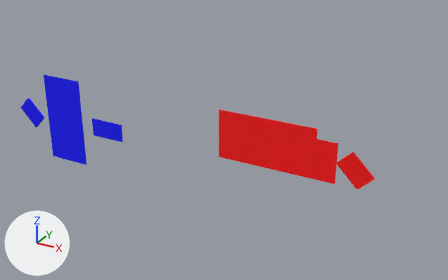
An edit to the glTF model packages/core/tests/outputs/modeler/pack.glb, drawn before and after from the same camera.
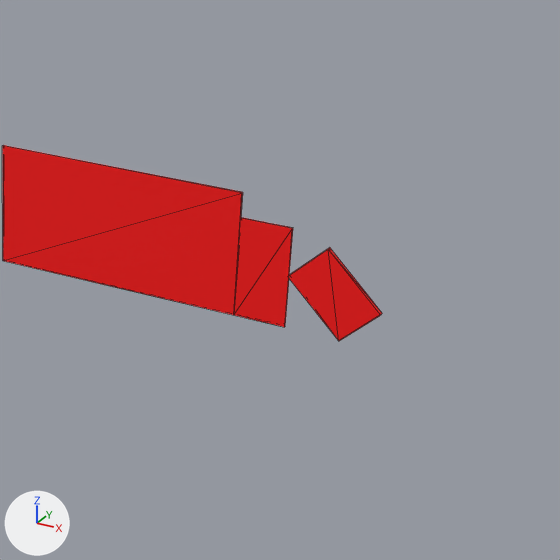
Each version is shown whole from a 50 mm lens placed at (4730.0, -4869.0, 2625.0), pointed at (1944.0, 197.0, 92.0), then close up on the part from 49% to 100% of the width and 18% to 100% of the height. The axes (+X, +Y, +Z) are drawn at lower left. The lights are the same throughout. The first two pictures are the older version. The close-ups show mesh edges as thin lines. Vertices at exactly the same position are counted once.

Names of what the first close-up shows: 'shape_4', 'shape_5', 'shape_6'.
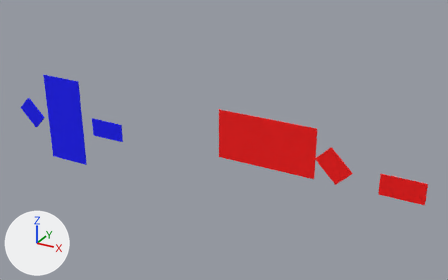
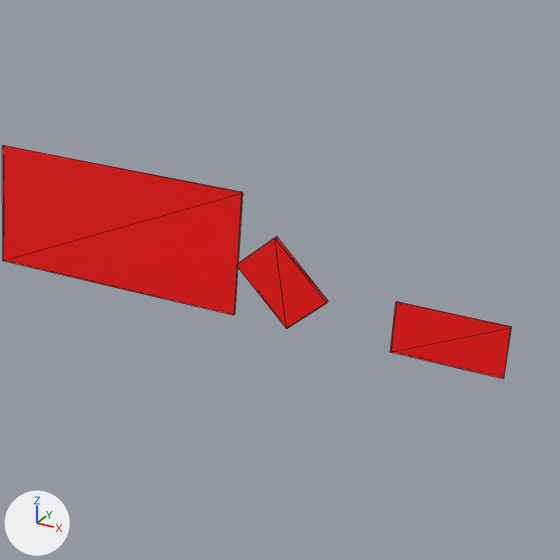
Patch to the scene script:
```diff
--- a/packages/core/tests/outputs/modeler/pack.glb.py
+++ b/packages/core/tests/outputs/modeler/pack.glb.py
@@ me_shape_5 @@
 # used by ob_shape_5; location = (3100.0, -5.0, 200.0)
-me_shape_5.from_pydata(...)  # 8 vertices, 12 faces; spans x -100.0..100.0, y -5.0..5.0, z -200.0..200.0
+me_shape_5.from_pydata(...)  # 8 vertices, 12 faces; spans x -177.0..177.0, y -10.0..10.0, z -177.0..177.0
+# me_shape_5 part 1: the whole mesh is rebuilt
 me_shape_5.materials.append(mat_mesh_material_004)
@@ me_shape_6 @@
 # used by ob_shape_6; location = (3377.0, -10.0, 177.0)
-me_shape_6.from_pydata(...)  # 8 vertices, 12 faces; spans x -177.0..177.0, y -10.0..10.0, z -177.0..177.0
+me_shape_6.from_pydata(...)  # 8 vertices, 12 faces; spans x -200.0..200.0, y -5.0..5.0, z -100.0..100.0
+# me_shape_6 part 2: the whole mesh is rebuilt
 me_shape_6.materials.append(mat_mesh_material_005)
@@ ob_shape_5 @@
 ob_shape_5 = bpy.data.objects.new('shape_5', me_shape_5)
-ob_shape_5.location = (3100.0, -5.0, 200.0)
+ob_shape_5.location = (3177.0, -10.0, 177.0)
@@ ob_shape_6 @@
 ob_shape_6 = bpy.data.objects.new('shape_6', me_shape_6)
-ob_shape_6.location = (3377.0, -10.0, 177.0)
+ob_shape_6.location = (3800.0, -5.0, 100.0)
```

Changed parts and their boxes (x1, y1, x2, y2) in the close-ups (560 x 560 px):
'shape_6', reshaped, moved (28% wider, 16% shorter): before (288, 248, 382, 341); after (390, 301, 511, 379)
'shape_5', reshaped, moved (55% wider, 16% shorter): before (234, 217, 293, 327); after (236, 237, 328, 329)
